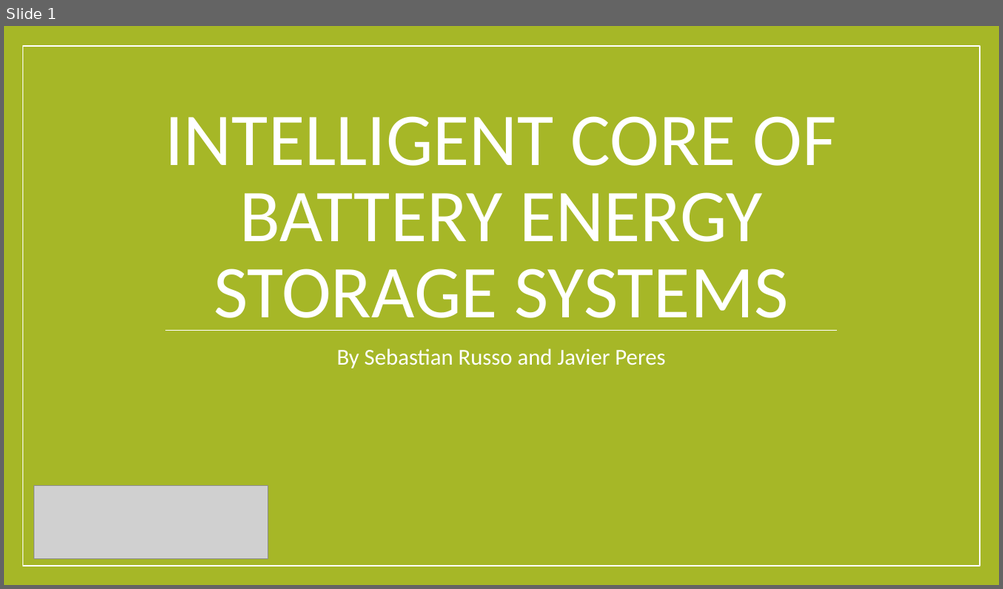
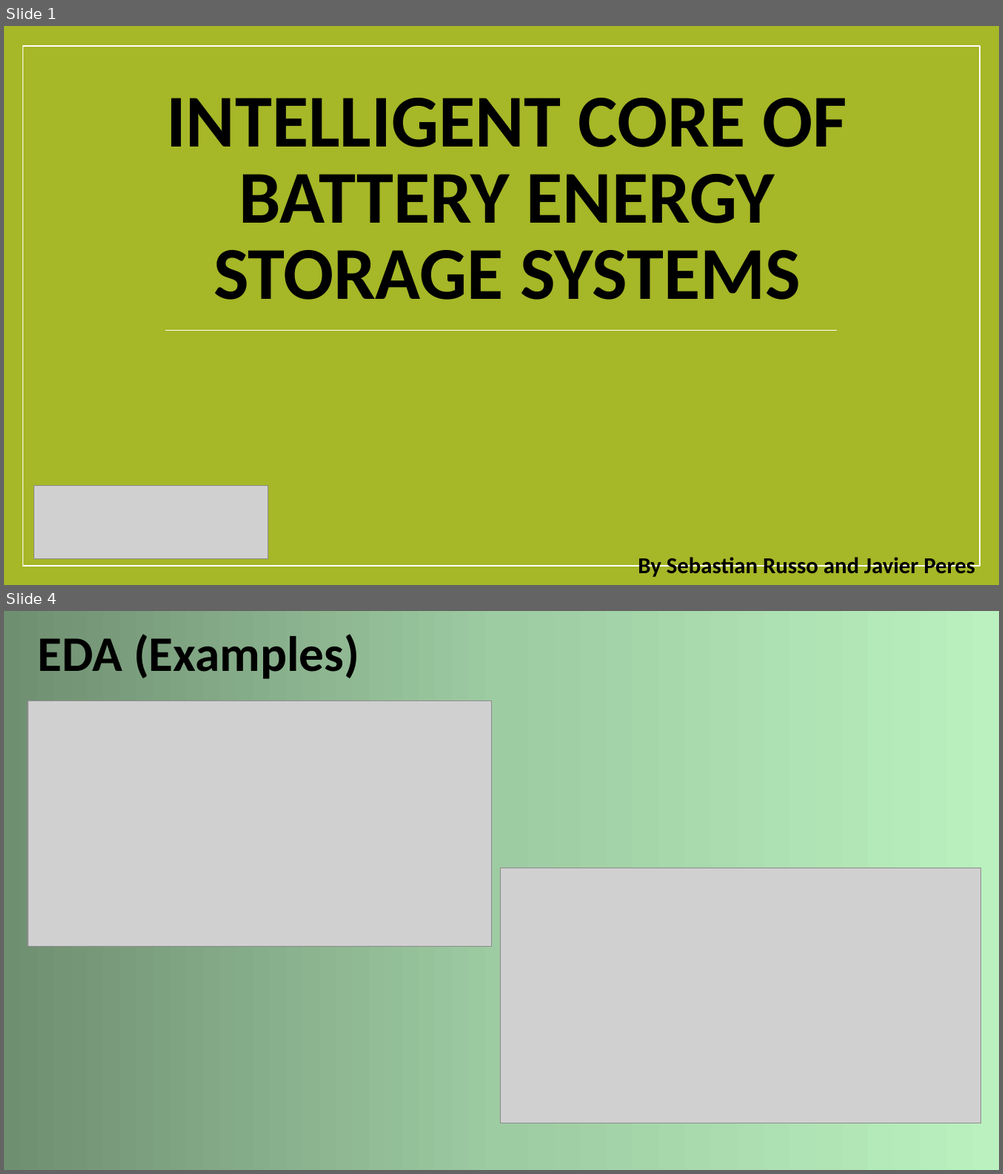
Before and after one commit to Rouxxel/maxxwatt_hackathon, a slide deck: documentation/Hackathon presnetation.pptx. Shown one above the other, each under a label of ours: slide 1 before the commit, slides 1 and 4 after it; the slides between them are not shown. The pictures are 1003x589 and 1003x1174 pixels, drawn with LibreOffice and Linux fonts; fonts in the diff are those of the drawing; grey boxes stand for pictures; background and template pictures are left out. Boxes give left, top, right and bottom in pixels: in the first picture for what was removed or moved away, otherwise in the second. Text is boxed around its words. In the diff, an @@ line names an element or a change of style, - is before the commit and + after.

```diff
--- a/documentation/Hackathon presnetation.pptx
+++ b/documentation/Hackathon presnetation.pptx
@@ slide 4 added at bbox=[4, 611, 999, 1170], background #A6B727 @@
@@ rectangle added at bbox=[4, 611, 999, 1170], fill gradient #6F8F72 to #9ECCA2 to #BBF2C0 @@
@@ rectangle added at bbox=[22, 631, 979, 1151], fill #FFFFFF @@
@@ text added at bbox=[38, 634, 359, 679], 48 pt, text #000000, bold @@
+EDA (Examples)
@@ picture added at bbox=[28, 701, 491, 946] @@
@@ picture added at bbox=[500, 869, 981, 1124] @@
@@ slide 1 changed as well @@
@@ title "INTELLIGENT CORE OF BATTERY ENERGY ...": place and size @@
-title "INTELLIGENT CORE OF BATTERY ENERGY ..." at bbox=[165, 116, 836, 331]
+title "INTELLIGENT CORE OF BATTERY ENERGY ..." at bbox=[166, 98, 847, 300]
@@ title "INTELLIGENT CORE OF BATTERY ENERGY ..." at bbox=[166, 98, 847, 300]: text colour #FFFFFF to #000000, bold on @@
@@ subtitle "By Sebastian Russo and Javier ..." at bbox=[637, 557, 975, 577]: text colour #FFFFFF to #000000, bold on @@
@@ subtitle "By Sebastian Russo and Javier ...": place and size @@
-subtitle "By Sebastian Russo and Javier ..." at bbox=[337, 349, 665, 369]
+subtitle "By Sebastian Russo and Javier ..." at bbox=[637, 557, 975, 577]
```
Also in this commit, not shown: 5 other slides added, 1 slide removed.
